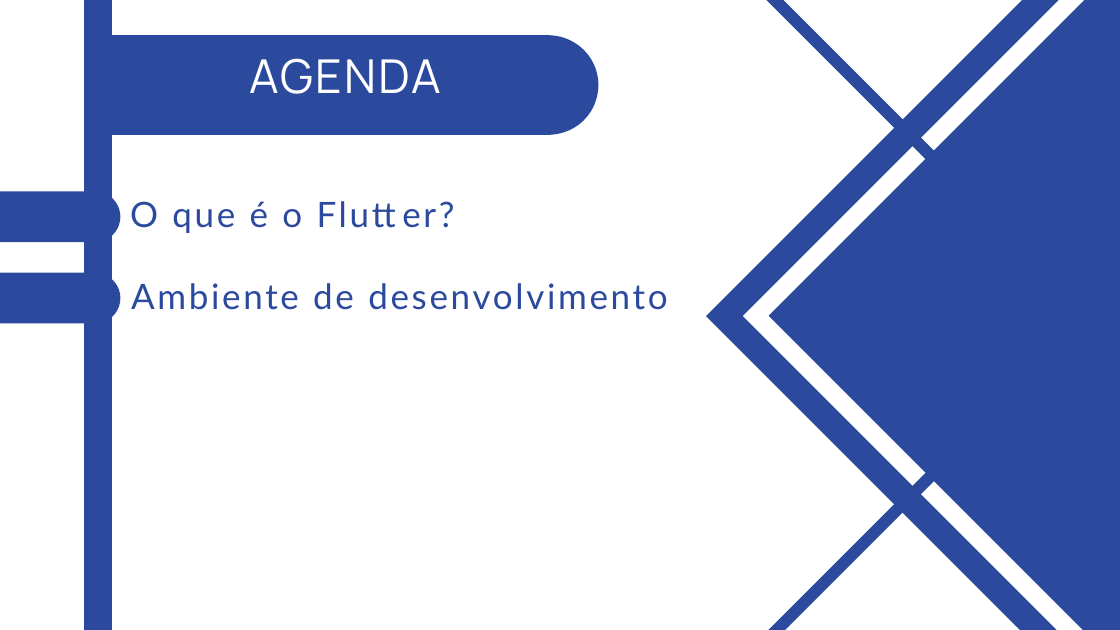
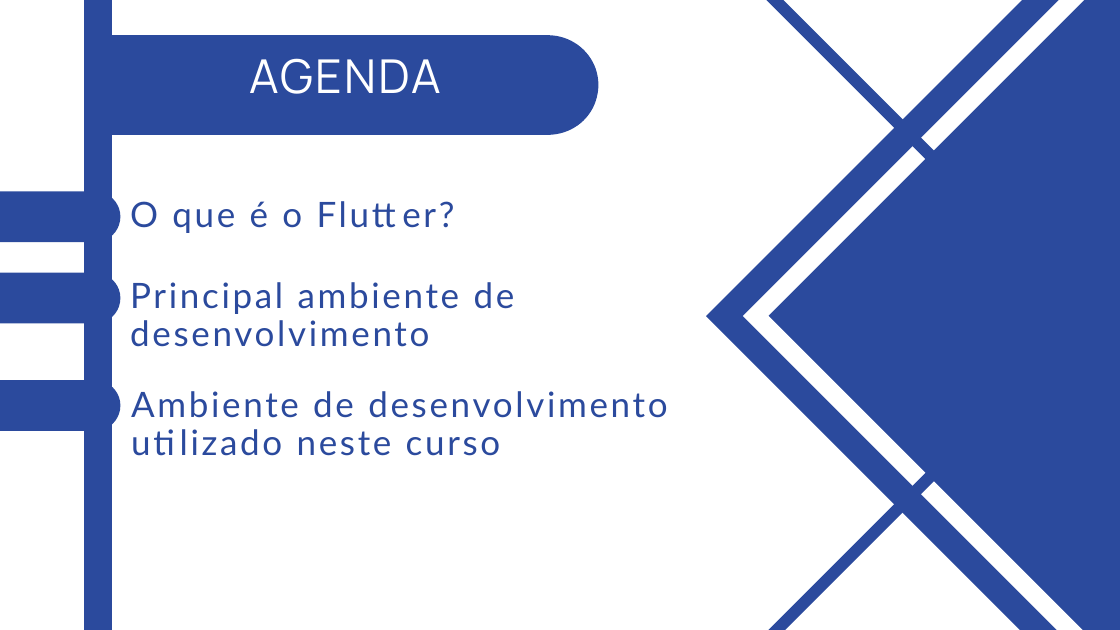
Before and after one commit to nataliascosta/Flutter, a slide deck: slide 2 of Módulo 01 - Introdução ao Flutter/Módulo I - Introdução ao Flutter.pptx. Drawn at 1120x630 pixels with LibreOffice and Linux fonts; fonts in the diff are those of the drawing. Boxes give left, top, right and bottom in pixels: in the first picture for what was removed or moved away, otherwise in the second. Text is boxed around its words. In the diff, an @@ line names an element or a change of style, - is before the commit and + after.

```diff
--- a/Módulo 01 - Introdução ao Flutter/Módulo I - Introdução ao Flutter.pptx
+++ b/Módulo 01 - Introdução ao Flutter/Módulo I - Introdução ao Flutter.pptx
@@ text at bbox=[130, 282, 515, 347]: text changed @@
-Ambiente de desenvolvimento
+Principal ambiente de desenvolvimento
@@ freeform shape added at bbox=[0, 380, 120, 431], fill #2B4A9D @@
@@ text added at bbox=[131, 391, 667, 456], 45 pt, text #2B4A9D @@
+Ambiente de desenvolvimento utilizado neste curso
```
Also in this commit, not shown: 2 other slides changed, 2 slides added, 1 other file.
